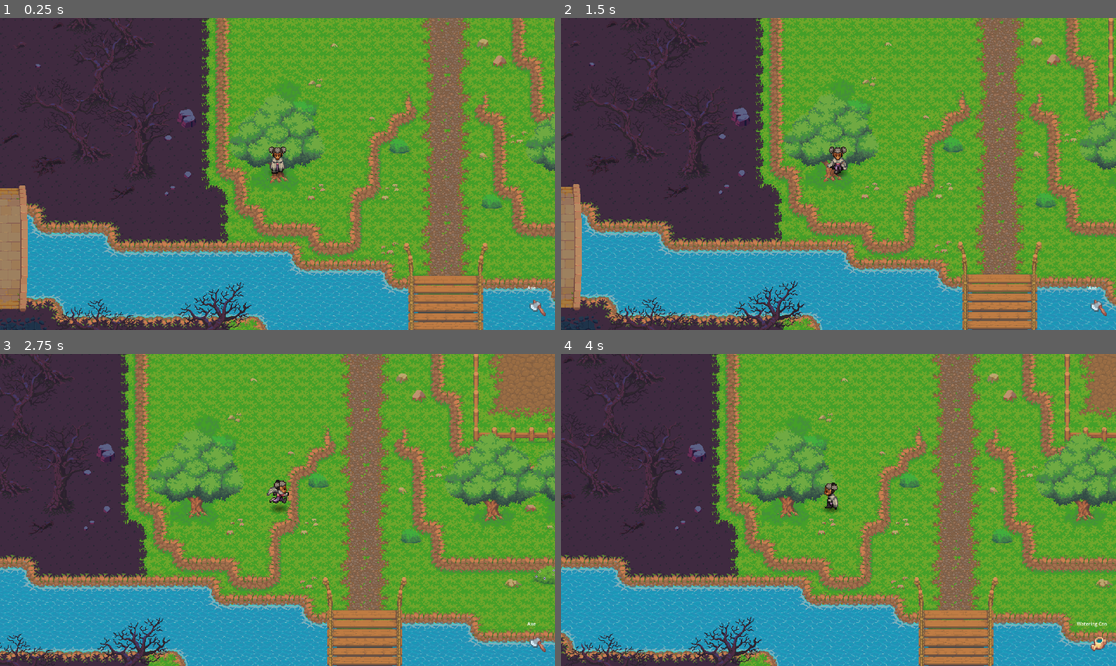
Above: before the commit, frames 1-4 (two rows, left to right).
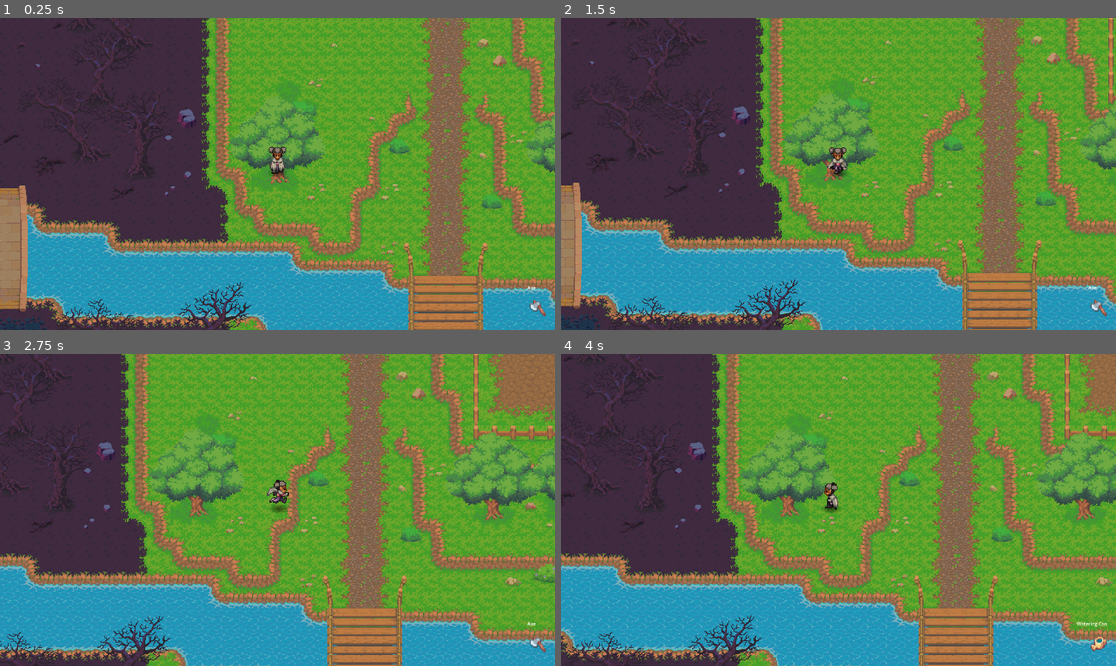
Above: after the commit, the same moments.

Repository: TheKangGaming/bloomblight
Game: Godot game, scene res://scenes/level/game.tscn
Two runs of this game, one before a commit and one after it. Both use one fixed random seed, a clock stepped at 60 frames per second and the inputs below.
Inputs (mouse positions are in pixels of both pictures, inside the frame that each line leads up to):
- Up to frame 1 (0.25 s): no input
- Up to frame 2 (1.5 s): move the mouse to (960, 158) at 0.52 s; hold D (right) 0.53-1.28 s; tap Space (action) at 0.6 s; click (960, 158) at 0.67 s; move the mouse to (727, 189) at 1.27 s; hold S (down) from 1.28 s (still down); tap F (plant) at 1.35 s
- Up to frame 3 (2.75 s): move the mouse to (333, 441) at 2.02 s; release S (down) at 2.03 s; hold D (right) from 2.03 s (still down); hold Shift (run) from 2.03 s (still down)
- Up to frame 4 (4 s): move the mouse to (810, 572) at 2.77 s; release D (right) at 2.78 s; release Shift (run) at 2.78 s; hold E (tool_forward) 2.78-3.53 s; tap Space (action) at 2.85 s; click (810, 572) at 2.92 s; move the mouse to (1005, 556) at 3.52 s; hold A (left) from 3.53 s (still down); tap F (plant) at 3.6 s

The runs differ from the first frame. In frame 1, 0.9% of the frame differs, in the area x 41-100%, y 24-54%; in frame 2, 29%; in frame 3, 34%, in the area x 0-100%, y 0-100%; in frame 4, 33%.

Commit message:
Update tree.tscn

Diff:
--- a/scenes/level/tree.tscn
+++ b/scenes/level/tree.tscn
@@ -18,11 +18,11 @@
 
 [node name="Sprite2D" type="Sprite2D" parent="." unique_id=1512423264]
 material = SubResource("ShaderMaterial_gwfrv")
-position = Vector2(0, -76.5)
+position = Vector2(1, -75)
 texture = ExtResource("3_prtra")
 region_enabled = true
 region_rect = Rect2(525, 1859, 166, 157)
 
 [node name="CollisionShape2D" type="CollisionShape2D" parent="." unique_id=1291558273]
-position = Vector2(0, -8)
+position = Vector2(0, -5)
 shape = SubResource("RectangleShape2D_gk3pd")
